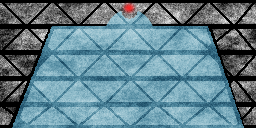
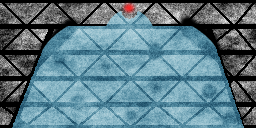
The second w=256, h=128 image is a revision of the first. Changes to its layers:
painted on "details" over [37, 13, 238, 125]
painted on "Background" over [39, 26, 216, 58]
